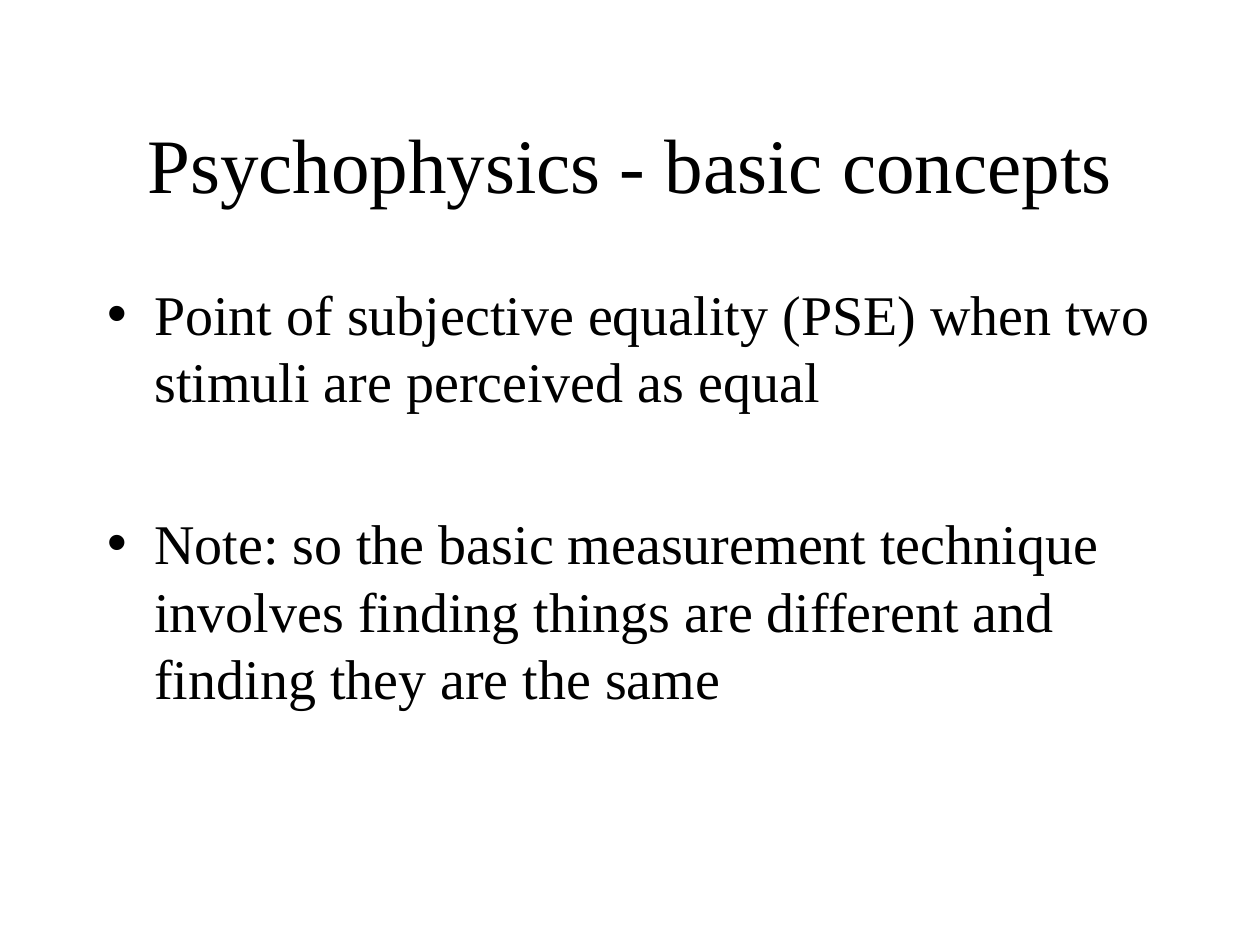
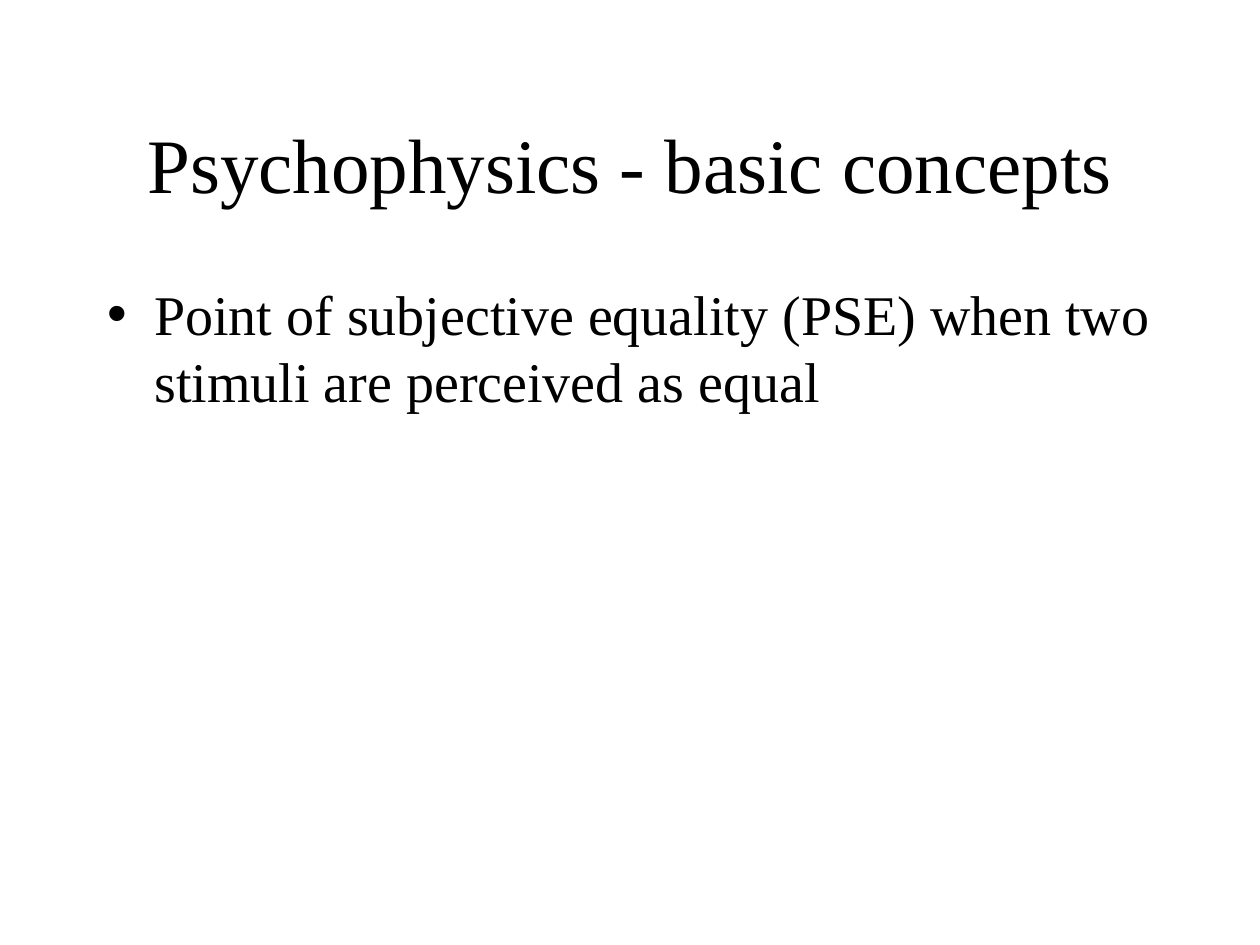
Before and after one commit to ajwills72/critical-thinking, a slide deck: slide 5 of src/measurement.odp. Drawn at 1260x945 pixels with LibreOffice and Linux fonts; fonts in the diff are those of the drawing. Boxes give left, top, right and bottom in pixels: in the first picture for what was removed or moved away, otherwise in the second. Text is boxed around its words. In the diff, an @@ line names an element or a change of style, - is before the commit and + after.

Commit message:
Updated Michael's measurement lecture.

```diff
--- a/src/measurement.odp
+++ b/src/measurement.odp
@@ text at box(154, 525, 1098, 709): paragraph removed @@
-• Note: so the basic measurement technique involves finding things are different and finding they are the same
```
Also in this commit, not shown: 7 other slides changed, 4 slides removed, 1 other file.
